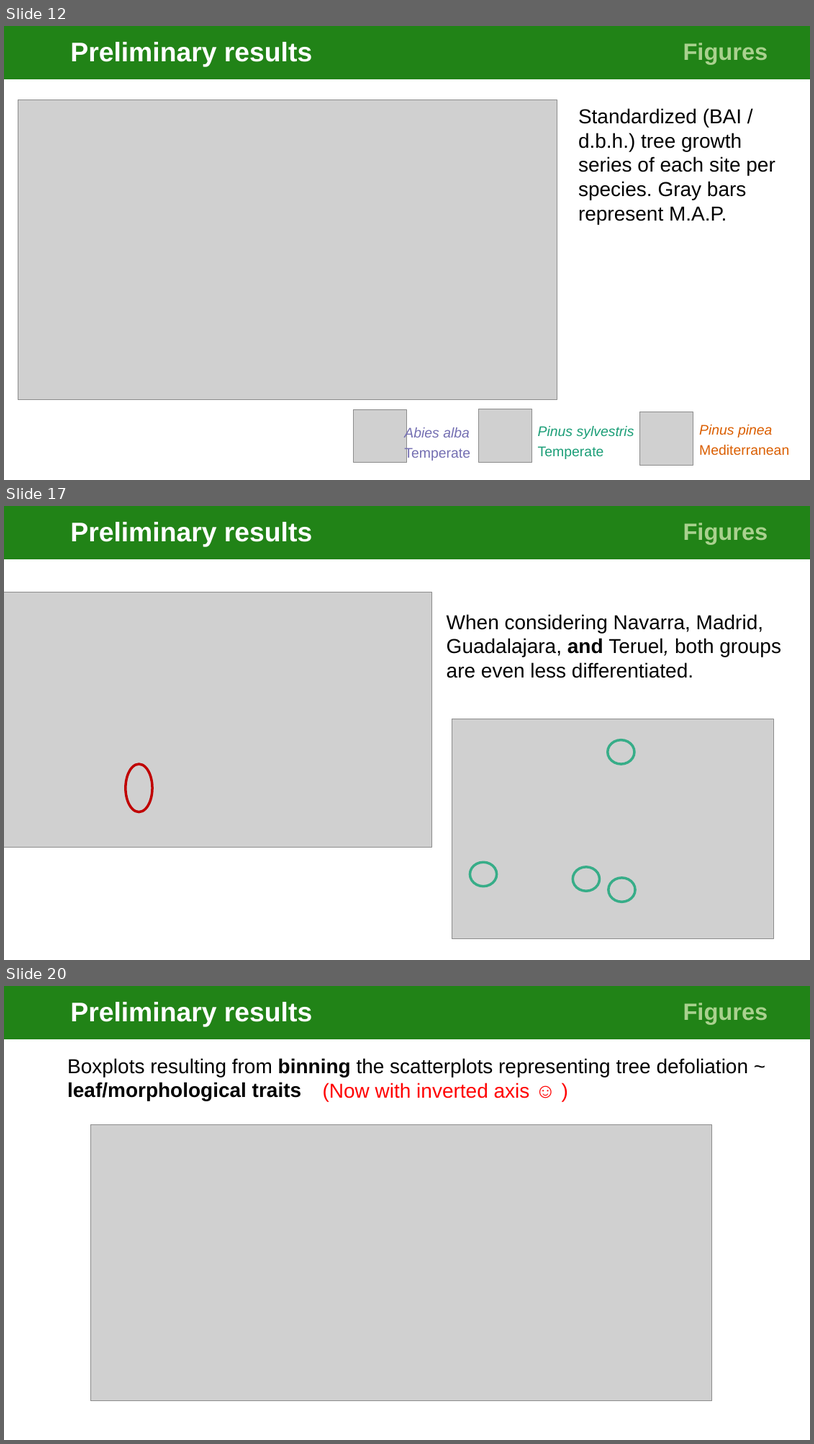
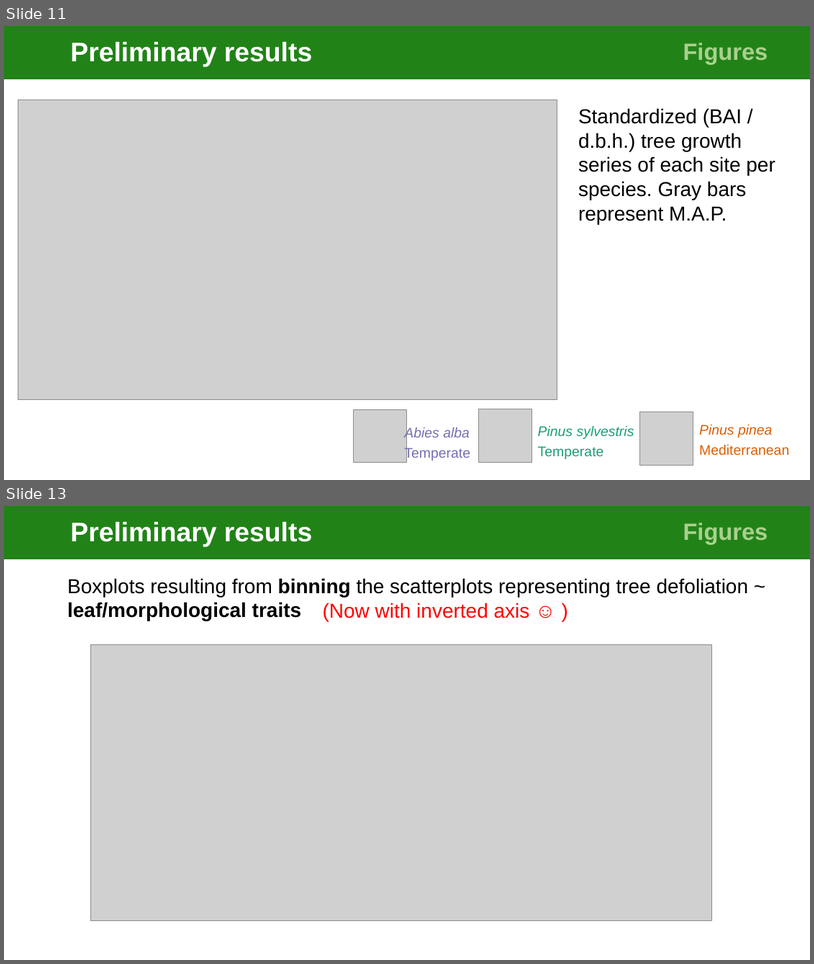
Before and after one commit to cris-fernandez/Tesis_Individuo, a slide deck: 06_ppts/exploratory_analysis_figures_v2-CFB.pptx. Shown one above the other, each under a label of ours: slides 12, 17 and 20 before the commit, slides 11 and 13 after it; the slides between them are not shown. The pictures are 814x1444 and 814x964 pixels, drawn with LibreOffice and Linux fonts; fonts in the diff are those of the drawing; grey boxes stand for pictures. Boxes give left, top, right and bottom in pixels: in the first picture for what was removed or moved away, otherwise in the second. Text is boxed around its words. In the diff, an @@ line names an element or a change of style, - is before the commit and + after.

```diff
--- a/06_ppts/exploratory_analysis_figures_v2-CFB.pptx
+++ b/06_ppts/exploratory_analysis_figures_v2-CFB.pptx
@@ slide 17 removed at box(4, 506, 810, 960), background #FFFFFF @@
@@ title removed at box(4, 506, 646, 559) @@
-Preliminary results
@@ rectangle removed at box(646, 506, 810, 559) @@
-Figures
@@ picture removed at box(4, 592, 432, 847) @@
@@ text removed at box(447, 614, 782, 678) @@
-  When considering Navarra, Madrid, Guadalajara, and Teruel, both groups are even less differentiated.
@@ picture removed at box(453, 719, 774, 939) @@
@@ ellipse removed at box(608, 739, 635, 764) @@
@@ ellipse removed at box(126, 764, 152, 811) @@
@@ ellipse removed at box(471, 862, 497, 886) @@
@@ ellipse removed at box(574, 867, 600, 890) @@
@@ ellipse removed at box(609, 878, 635, 901) @@
@@ what was slide 12 is now slide 11 @@
@@ what was slide 20 is now slide 13 @@
```
Also in this commit, not shown: 6 slides changed, 2 slides added, 8 other slides removed.
